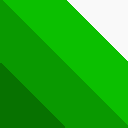
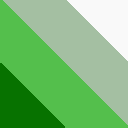
Layered file, before and after one edit (128x128). Changes by layer:
painted on "Layer" over <box>0,0,128,128</box>
painted on "Layer #2" over <box>0,0,128,128</box>
